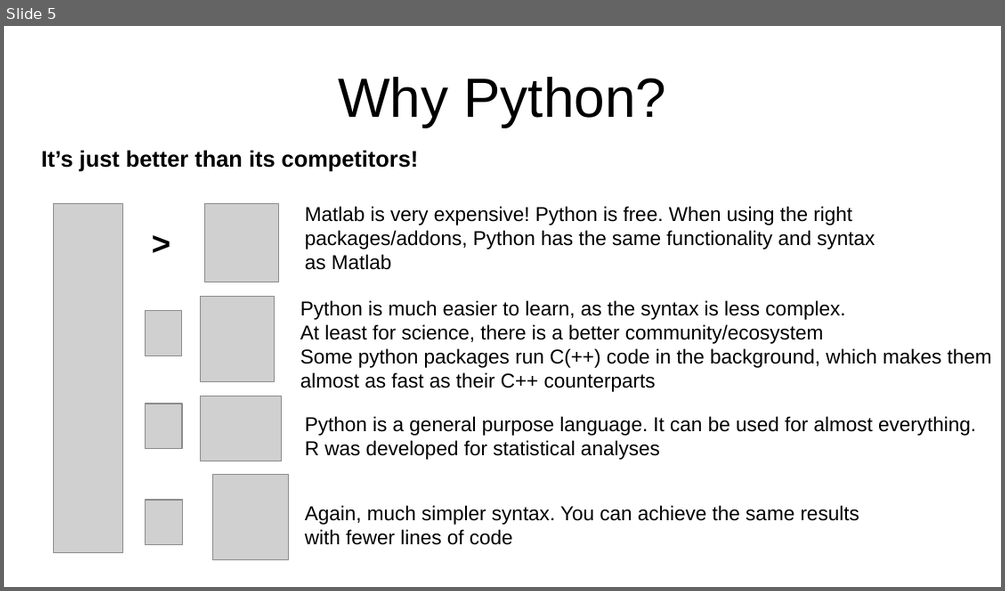
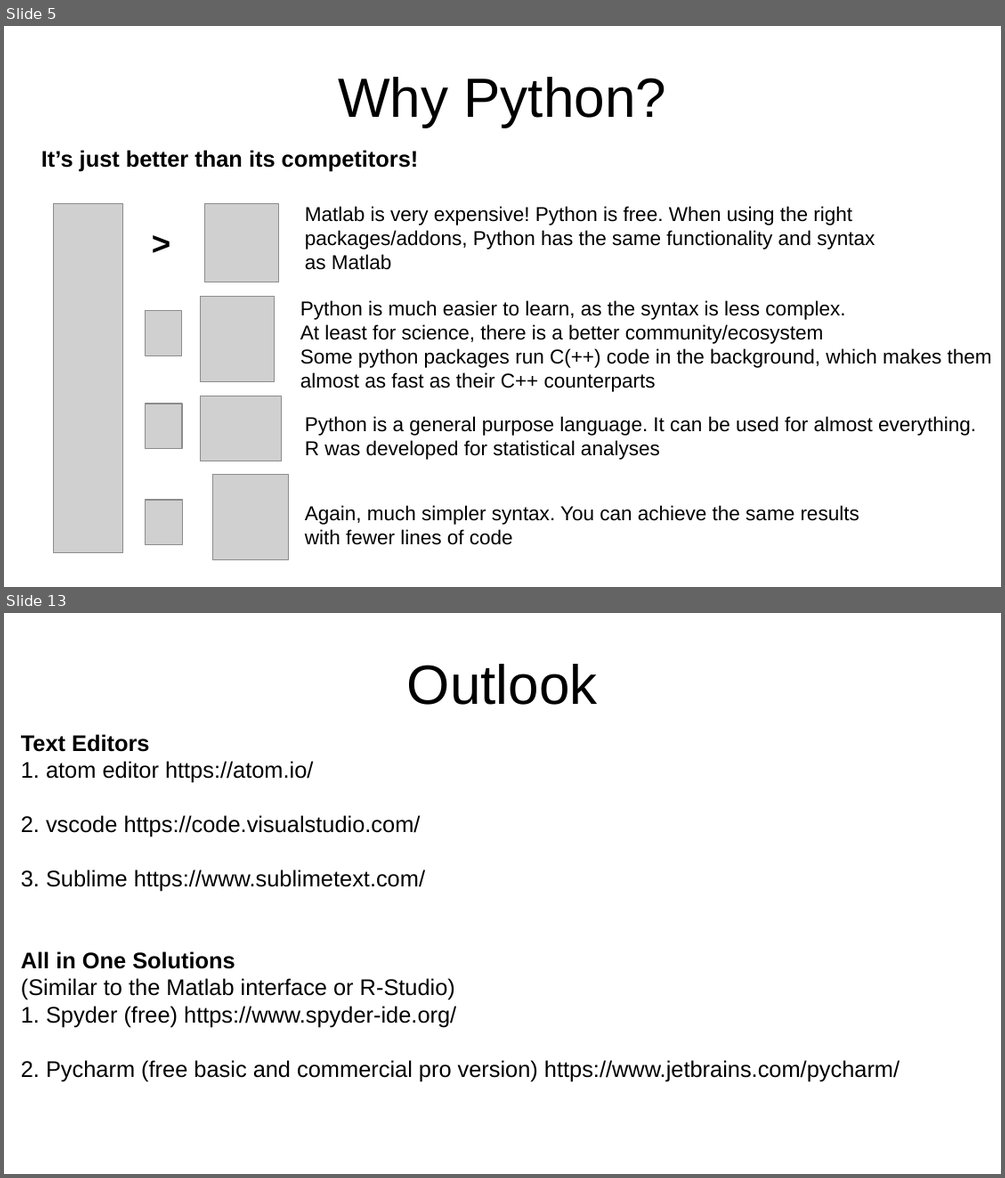
Before and after one commit to TimoFlesch/intro2python, a slide deck: slides.odp. Shown one above the other, each under a label of ours: slide 5 before the commit, slides 5 and 13 after it; the slides between them are not shown. The pictures are 1005x591 and 1005x1178 pixels, drawn with LibreOffice and Linux fonts; fonts in the diff are those of the drawing; grey boxes stand for pictures. Boxes give left, top, right and bottom in pixels: in the first picture for what was removed or moved away, otherwise in the second. Text is boxed around its words. In the diff, an @@ line names an element or a change of style, - is before the commit and + after.

```diff
--- a/slides.odp
+++ b/slides.odp
@@ slide 13 added at (x1=4, y1=613, x2=1001, y2=1174), background #FFFFFF @@
@@ title added at (x1=407, y1=664, x2=598, y2=705), 44 pt, text #000000 @@
+Outlook
@@ text added at (x1=21, y1=734, x2=899, y2=1081), 18 pt, text #000000 @@
+Text Editors
+1. atom editor https://atom.io/
+2. vscode https://code.visualstudio.com/
+3. Sublime https://www.sublimetext.com/
+All in One Solutions
+(Similar to the Matlab interface or R-Studio)
+1. Spyder (free) https://www.spyder-ide.org/
+2. Pycharm (free basic and commercial pro version) https://www.jetbrains.com/pycharm/
```
Also in this commit, not shown: 10 other slides added, 1 slide removed, 1 other file.
